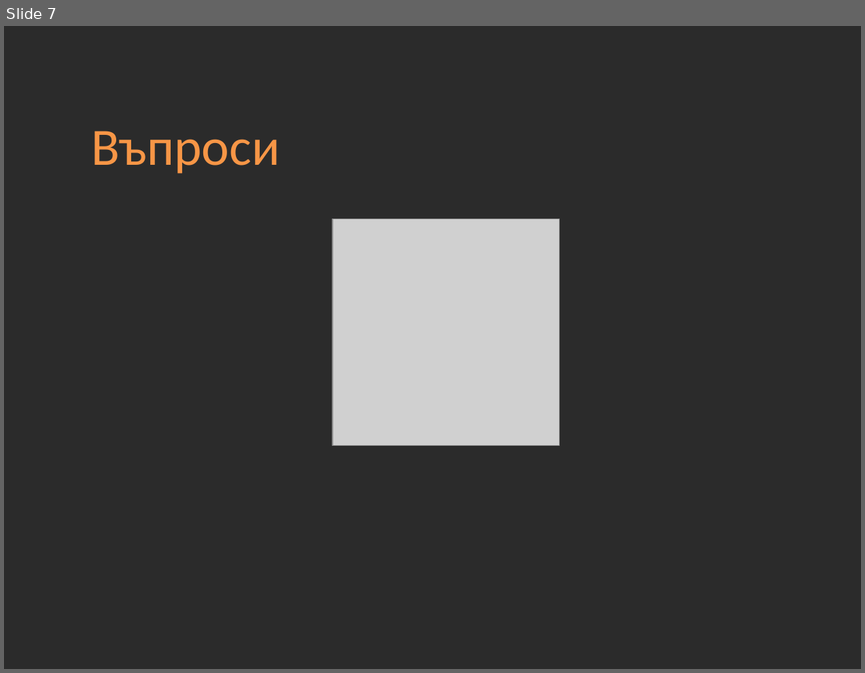
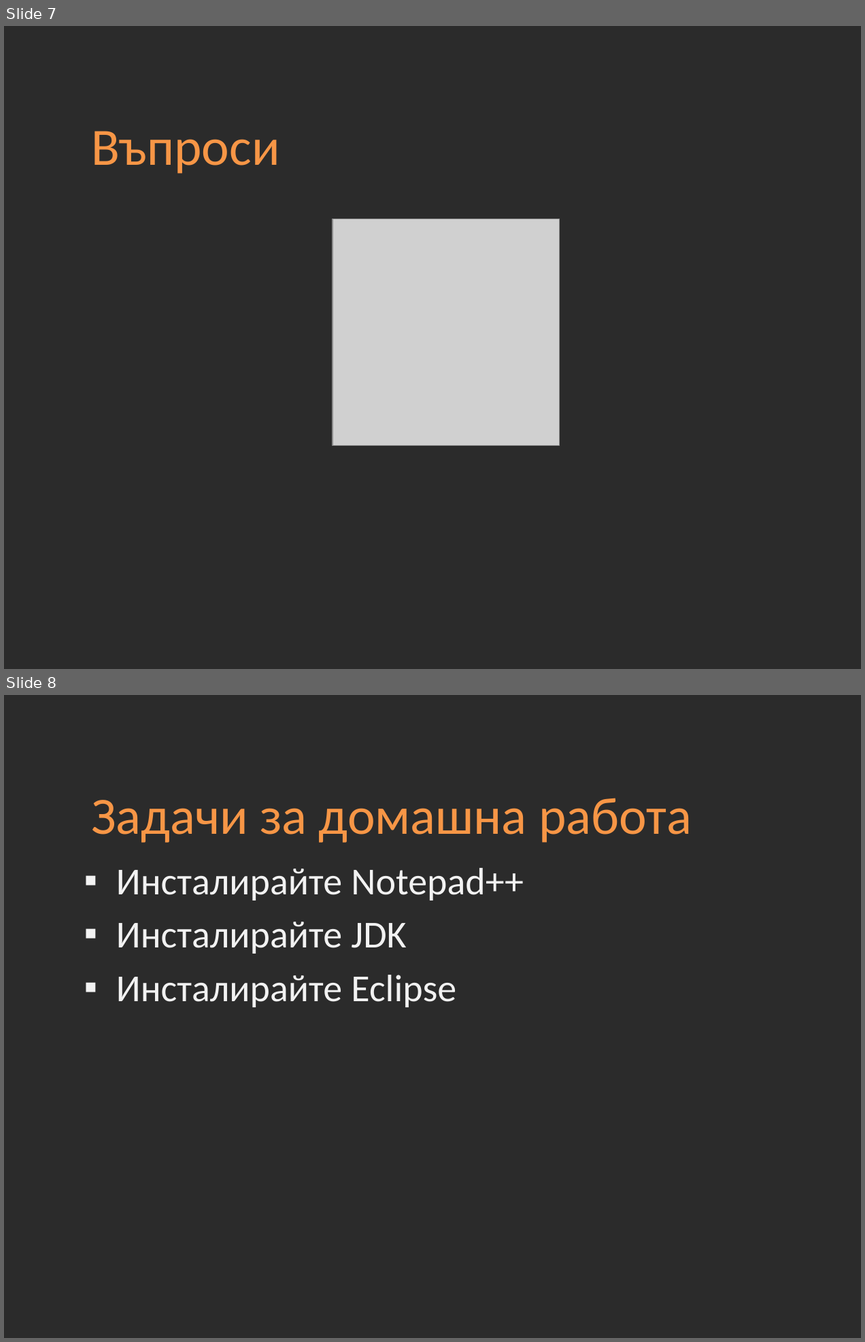
Before and after one commit to Academy-Soft-Intellect/Java-Course, a slide deck: 01-Introduction-into-Development.pptx. Shown one above the other, each under a label of ours: slide 7 before the commit, slides 7 and 8 after it. The pictures are 865x673 and 865x1342 pixels, drawn with LibreOffice and Linux fonts; fonts in the diff are those of the drawing; grey boxes stand for pictures; background and template pictures are left out; a plain dark background stands for a picture behind light text. Boxes give left, top, right and bottom in pixels: in the first picture for what was removed or moved away, otherwise in the second. Text is boxed around its words. In the diff, an @@ line names an element or a change of style, - is before the commit and + after.

```diff
--- a/01-Introduction-into-Development.pptx
+++ b/01-Introduction-into-Development.pptx
@@ slide 8 added at (4, 695, 861, 1338), background picture (left out) @@
@@ title added at (91, 798, 691, 843), 44 pt, text #F79646 @@
+Задачи за домашна работа
@@ text added at (116, 868, 523, 1007), 32 pt, text #F2F2F2 @@
+▪ Инсталирайте Notepad++
+▪ Инсталирайте JDK
+▪ Инсталирайте Eclipse
```
Also in this commit, not shown: 1 other file.
